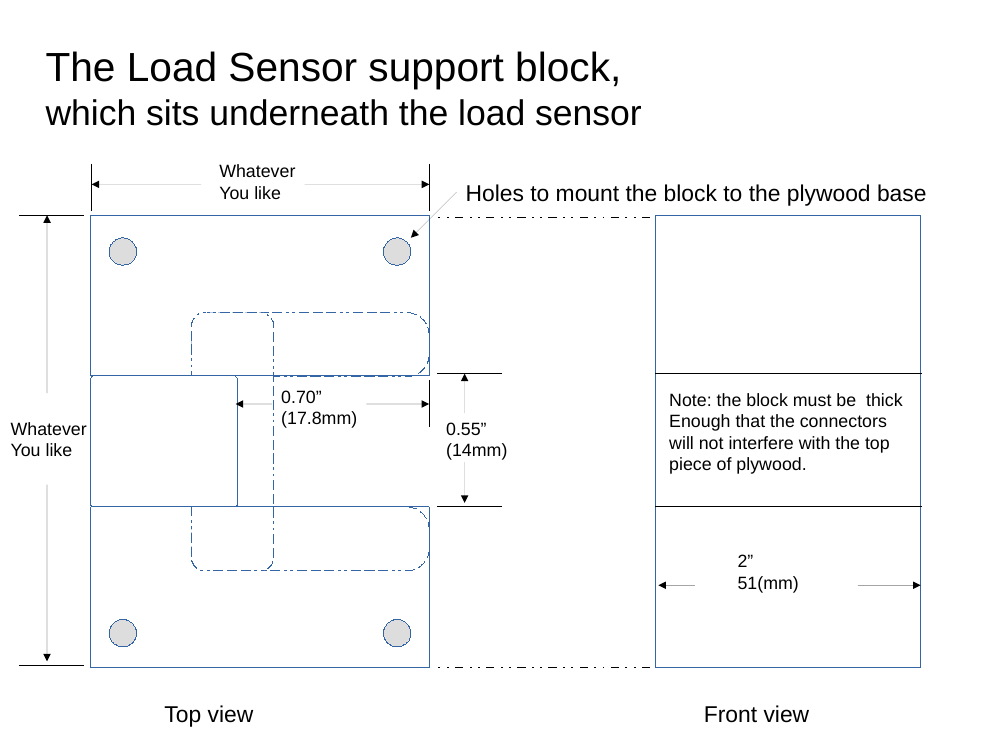
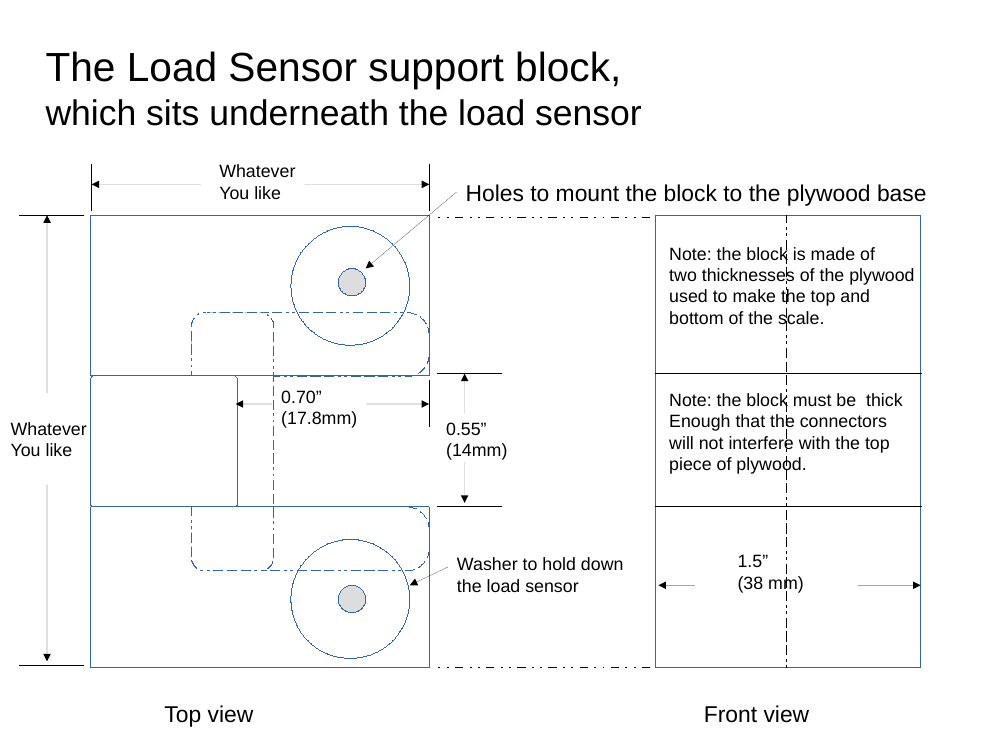
Before and after one commit to bneedhamia/CurieBLEWeightMonitor, a slide deck: slide 2 of MechanicalNotes.odp. Drawn at 1008x756 pixels with LibreOffice and Linux fonts; fonts in the diff are those of the drawing. Boxes give left, top, right and bottom in pixels: in the first picture for what was removed or moved away, otherwise in the second. Text is boxed around its words. In the diff, an @@ line names an element or a change of style, - is before the commit and + after.

Commit message:
Redesigning to use four Load Cell Amplifiers

```diff
--- a/MechanicalNotes.odp
+++ b/MechanicalNotes.odp
@@ arrow moved from (456, 192) - (411, 238) to (456, 192) - (366, 269) @@
@@ ellipse removed at <box>109,238,136,265</box> @@
@@ ellipse added at <box>291,227,410,346</box>, outline #3465A4 0 pt @@
@@ line added from (787, 668) to (787, 215), #000000 0 pt @@
@@ ellipse: place and size @@
-ellipse at <box>383,238,411,265</box>
+ellipse at <box>338,269,366,296</box>
@@ text added at <box>669,246,914,328</box>, 14 pt, text #000000 @@
+Note: the block is made of
+two thicknesses of the plywood
+used to make the top and
+bottom of the scale.
@@ ellipse added at <box>291,540,410,659</box>, outline #3465A4 0 pt @@
@@ arrow added from (448, 567) to (410, 585), #000000 0 pt @@
@@ text added at <box>457,557,624,592</box>, 14 pt, text #000000 @@
+Washer to hold down
+the load sensor
@@ text at <box>738,554,804,593</box>: text changed @@
-2”
-51(mm)
+1.5”
+(38 mm)
@@ ellipse: place and size @@
-ellipse at <box>383,619,411,647</box>
+ellipse at <box>338,585,366,613</box>
@@ ellipse removed at <box>109,619,136,647</box> @@
```
Also in this commit, not shown: 5 other files.
